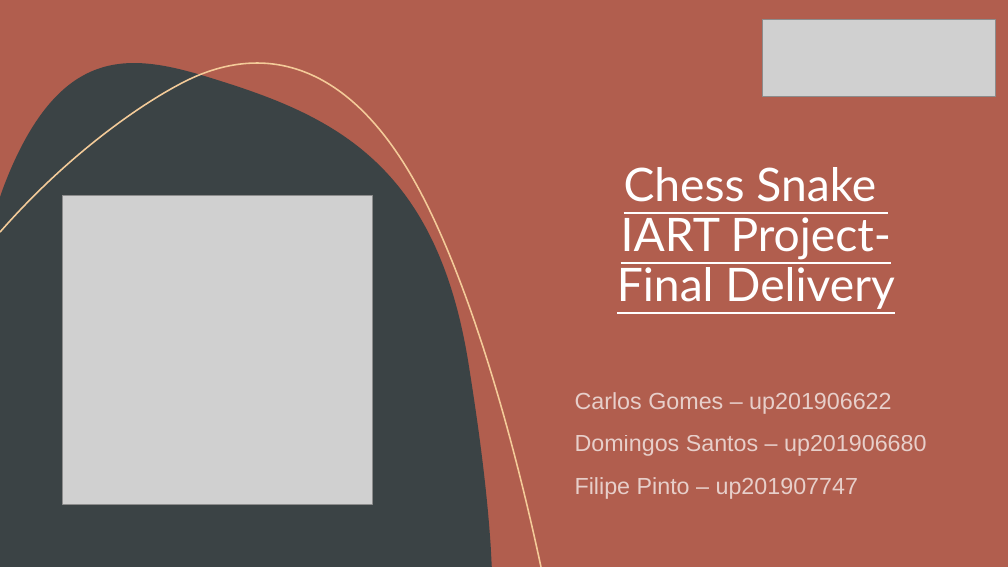
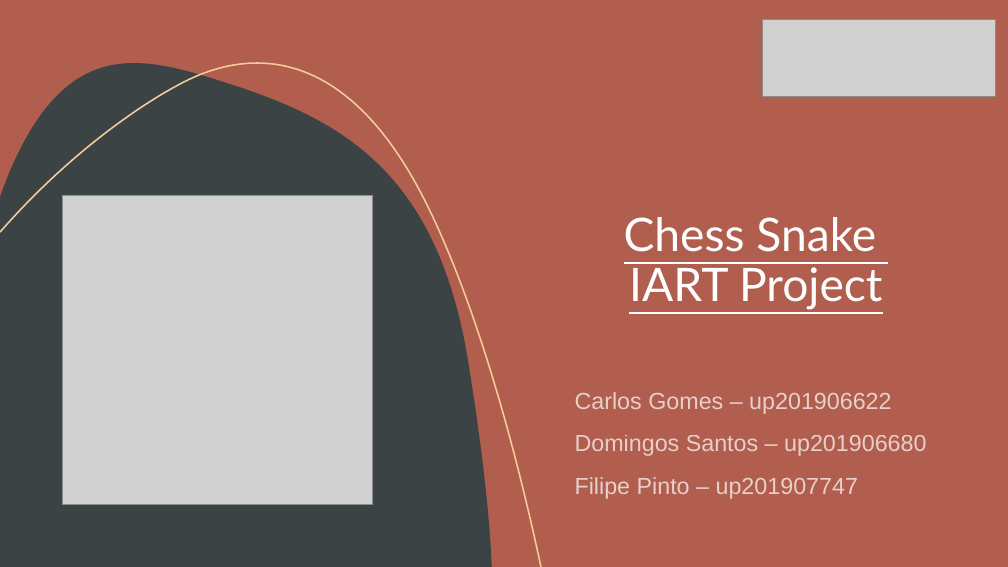
Before and after one commit to itsdomsantos/IART-2022, a slide deck: slide 1 of Chess Snake Puzzles – 2022 IA Project - Final Delivery.pptx. Drawn at 1008x567 pixels with LibreOffice and Linux fonts; fonts in the diff are those of the drawing; grey boxes stand for pictures. Boxes give left, top, right and bottom in pixels: in the first picture for what was removed or moved away, otherwise in the second. Text is boxed around its words. In the diff, an @@ line names an element or a change of style, - is before the commit and + after.

```diff
--- a/Chess Snake Puzzles – 2022 IA Project - Final Delivery.pptx
+++ b/Chess Snake Puzzles – 2022 IA Project - Final Delivery.pptx
@@ title at [624, 217, 882, 310]: text changed @@
-Chess Snake
-IART Project- Final Delivery
+Chess Snake
+IART Project
```
Also in this commit, not shown: 5 other slides changed, 4 other files.
